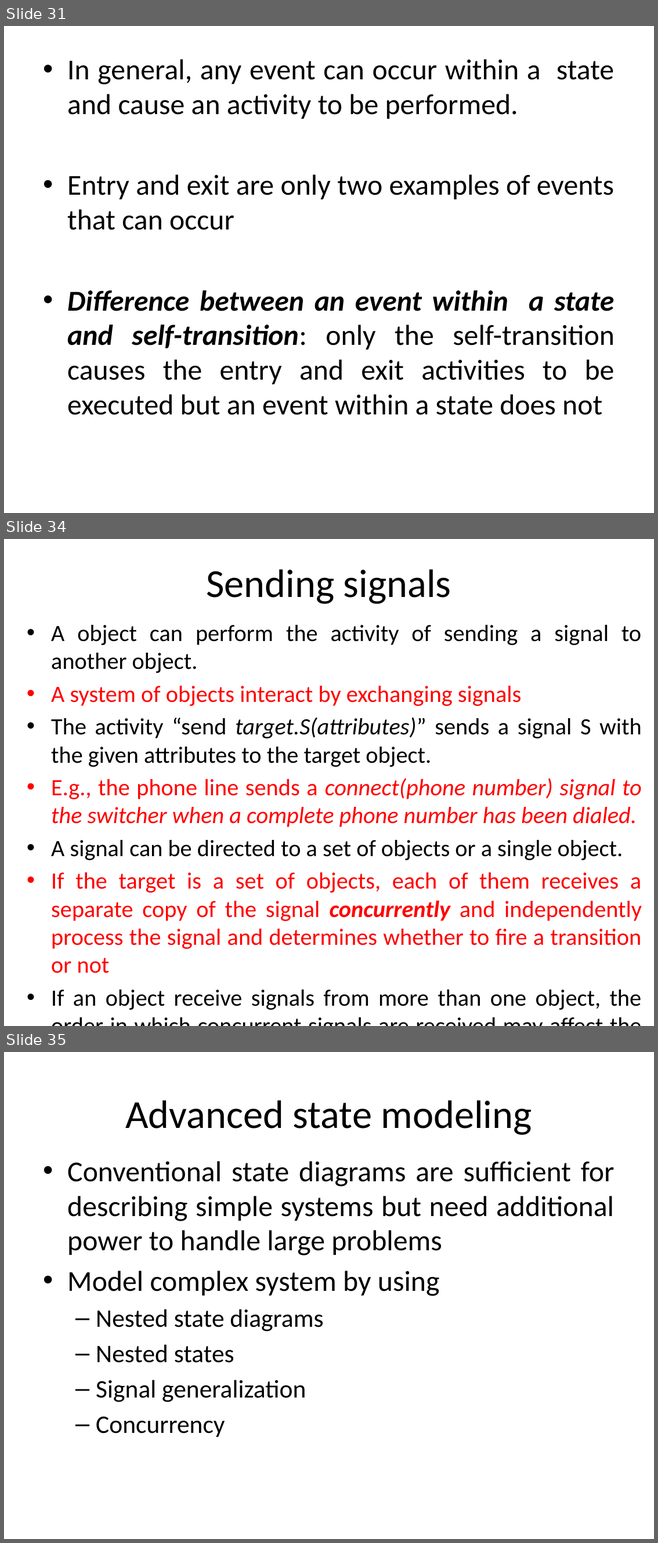
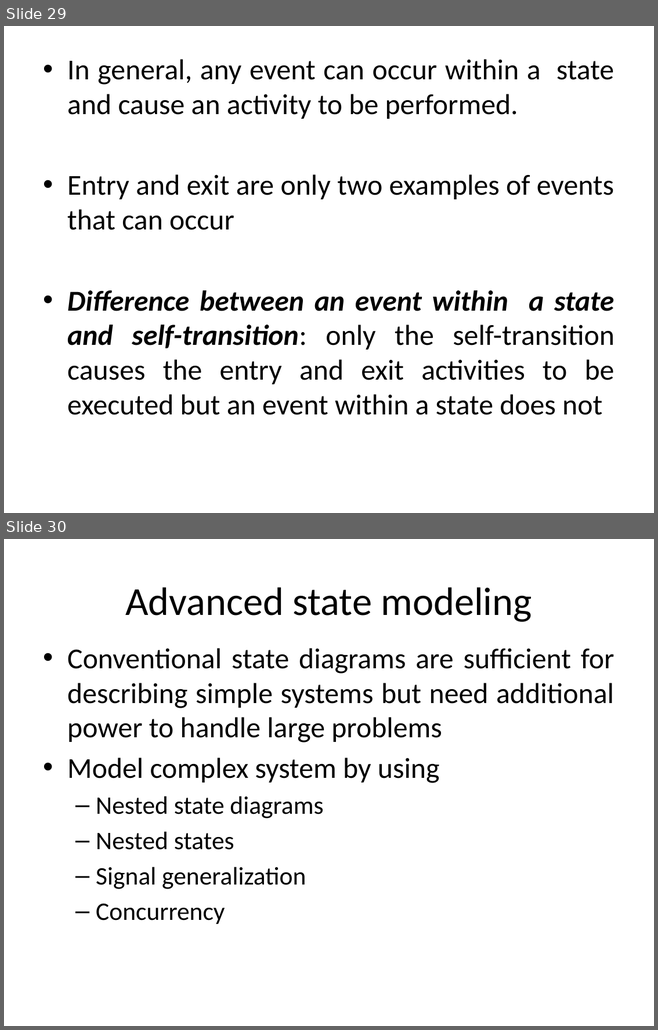
Before and after one commit to theabhishek07/Object-Oriented-Analysis-and-Design, a slide deck: Classroom/9. stateModeling.pptx. Shown one above the other, each under a label of ours: slides 31, 34 and 35 before the commit, slides 29 and 30 after it; the slides between them are not shown. The pictures are 658x1543 and 658x1030 pixels, drawn with LibreOffice and Linux fonts; fonts in the diff are those of the drawing. Boxes give left, top, right and bottom in pixels: in the first picture for what was removed or moved away, otherwise in the second. Text is boxed around its words. In the diff, an @@ line names an element or a change of style, - is before the commit and + after.

```diff
--- a/Classroom/9. stateModeling.pptx
+++ b/Classroom/9. stateModeling.pptx
@@ slide 34 removed at bbox=[4, 539, 654, 1026], background #FFFFFF @@
@@ title removed at bbox=[206, 569, 451, 604] @@
-Sending signals
@@ text removed at bbox=[51, 625, 641, 1010] @@
-• A object can perform the activity of sending a signal to another object.
-• A system of objects interact by exchanging signals
-• The activity “send target.S(attributes)” sends a signal S with the given attributes to the target object.
-• E.g., the phone line sends a connect(phone number) signal to the switcher when a complete phone number has been dialed.
-• A signal can be directed to a set of objects or a single object.
-• If the target is a set of objects, each of them receives a separate copy of the signal concurrently and independently process the signal and determines whether to fire a transition or not
-• If an object receive signals from more than one object, the order in which concurrent signals are received may affect the final state (race condition)
@@ what was slide 31 is now slide 29 @@
@@ what was slide 35 is now slide 30 @@
```
Also in this commit, not shown: 4 slides changed, 2 slides added, 5 other slides removed, 3 other files.
